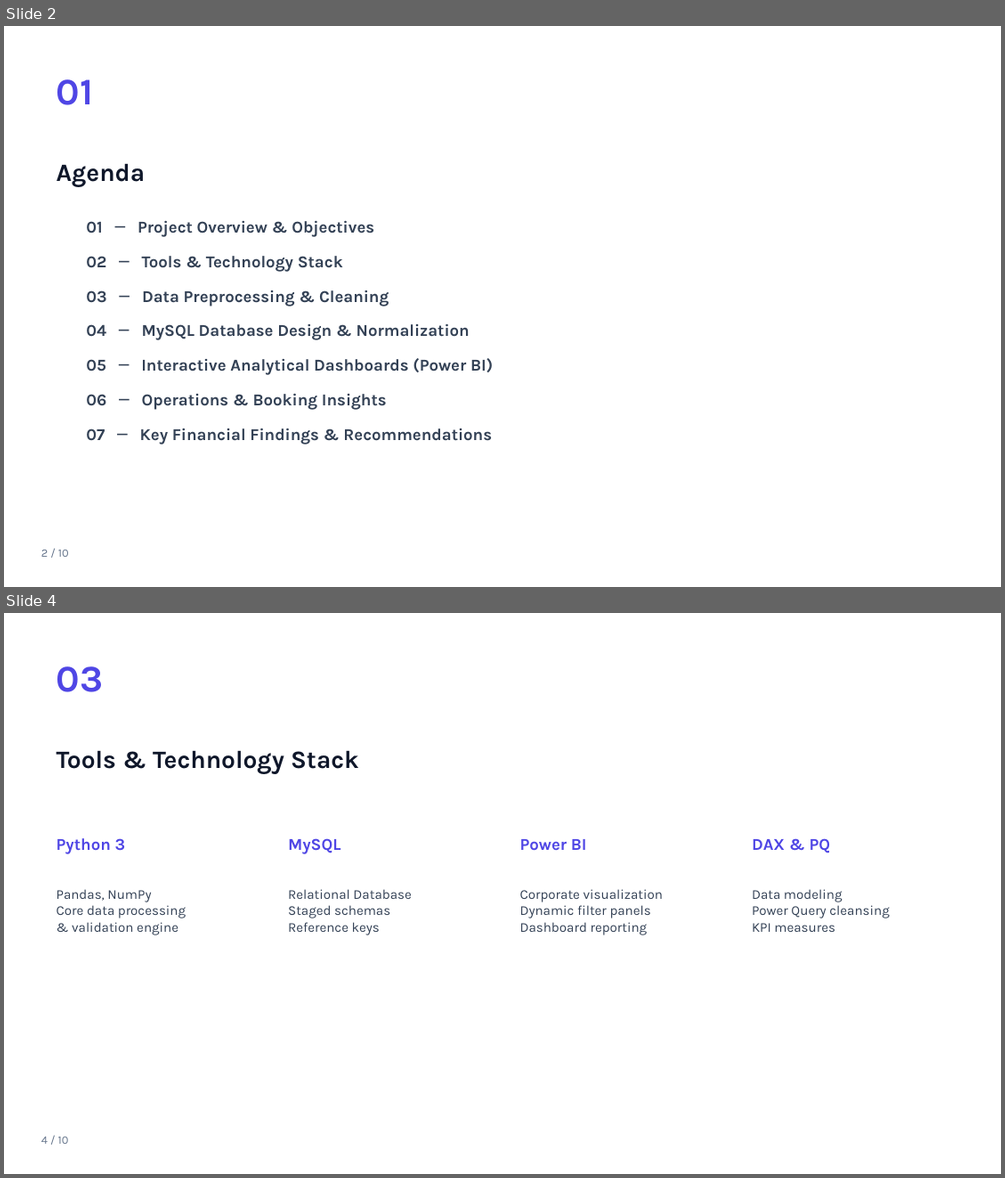
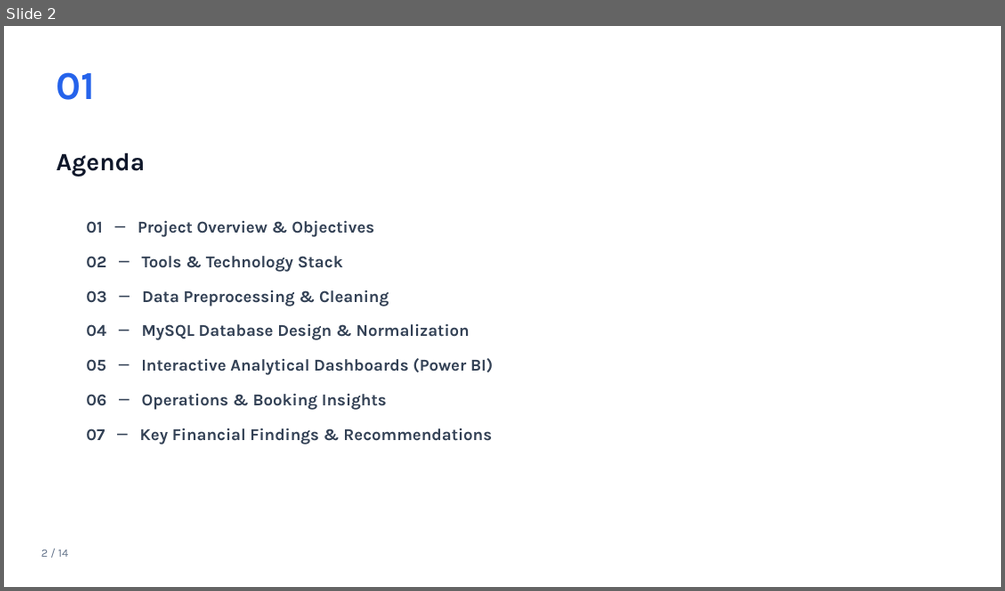
Before and after one commit to SHETYGURU/Revature-Bus-Booking-Analytical-System-, a slide deck: Bus Booking Analytics System (PowerBI)/documents/Bus_Booking_Analytics_PowerBI_light.pptx. Shown one above the other, each under a label of ours: slides 2 and 4 before the commit, slide 2 after it; the slides between them are not shown. The pictures are 1005x1178 and 1005x591 pixels, drawn with LibreOffice and Linux fonts; fonts in the diff are those of the drawing. Boxes give left, top, right and bottom in pixels: in the first picture for what was removed or moved away, otherwise in the second. Text is boxed around its words. In the diff, an @@ line names an element or a change of style, - is before the commit and + after.

```diff
--- a/Bus Booking Analytics System (PowerBI)/documents/Bus_Booking_Analytics_PowerBI_light.pptx
+++ b/Bus Booking Analytics System (PowerBI)/documents/Bus_Booking_Analytics_PowerBI_light.pptx
@@ slide 4 removed at box(4, 613, 1001, 1174), background #FFFFFF @@
@@ text removed at box(57, 666, 104, 692) @@
-03
@@ text removed at box(57, 750, 359, 774) @@
-Tools & Technology Stack
@@ text removed at box(57, 838, 126, 854) @@
-Python 3
@@ text removed at box(288, 838, 340, 854) @@
-MySQL
@@ text removed at box(520, 839, 587, 851) @@
-Power BI
@@ text removed at box(752, 838, 831, 853) @@
-DAX & PQ
@@ text removed at box(57, 889, 186, 935) @@
-Pandas, NumPy
-Core data processing
-& validation engine
@@ text removed at box(288, 889, 411, 935) @@
-Relational Database
-Staged schemas
-Reference keys
@@ text removed at box(520, 889, 663, 935) @@
-Corporate visualization
-Dynamic filter panels
-Dashboard reporting
@@ text removed at box(752, 889, 889, 932) @@
-Data modeling
-Power Query cleansing
-KPI measures
@@ text removed at box(41, 1136, 69, 1143) @@
-4 / 10
@@ slide 2 changed as well @@
@@ text "01": place and size @@
-text "01" at box(57, 79, 94, 105)
+text "01" at box(57, 72, 96, 100)
@@ text "01" at box(57, 72, 96, 100): size 36 to 38 pt, text colour #4F46E5 to #2563EB @@
@@ text "Agenda": place and size @@
-text "Agenda" at box(57, 163, 146, 187)
+text "Agenda" at box(57, 152, 146, 176)
@@ text at box(41, 549, 68, 556): text changed @@
-2 / 10
+2 / 14
```
Also in this commit, not shown: 10 other slides changed, 4 slides added, 1 other slide removed.
